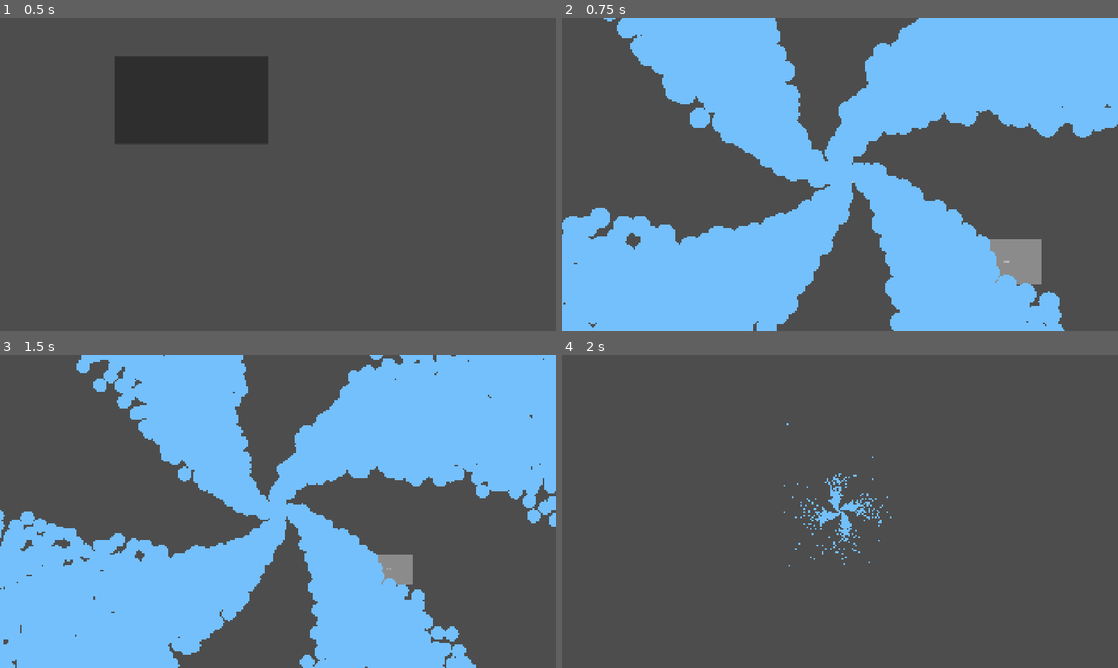
Above: before the commit, frames 1-4 (two rows, left to right).
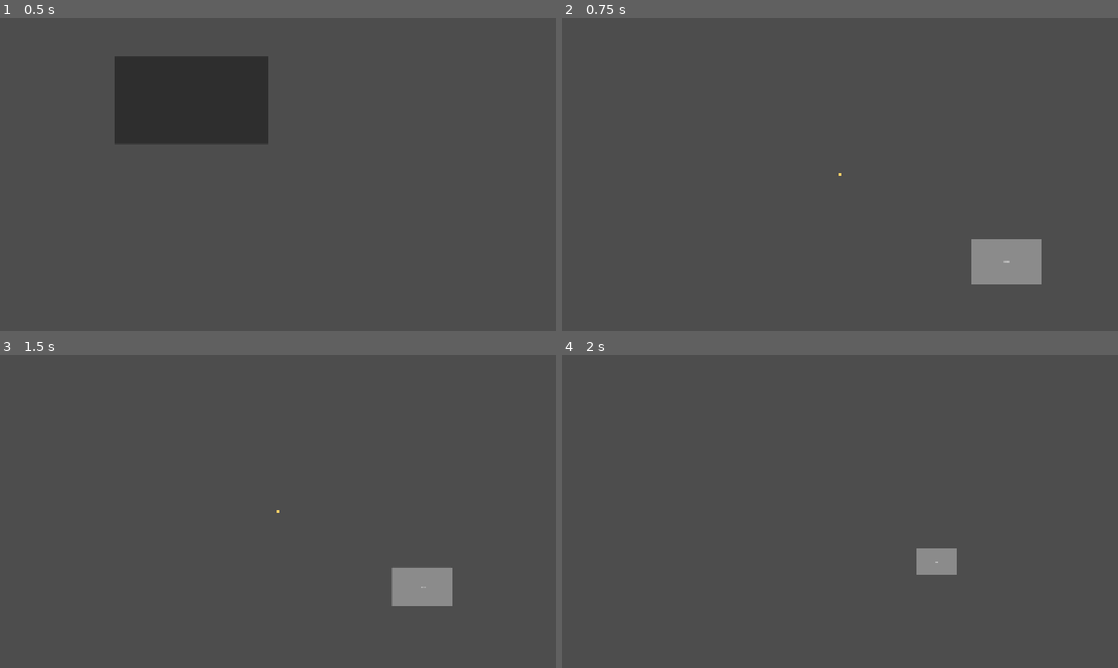
Above: after the commit, the same moments.

Repository: anzac9425/project-universe-hardcore-4x
Game: Godot game, scene res://scenes/Main.tscn
Same seed, same stepped clock (60 frames per second), same inputs: the game is played once before the commit and once after it.
Inputs (mouse positions are in pixels of both pictures, inside the frame that each line leads up to):
- Up to frame 1 (0.5 s): no input
- Up to frame 2 (0.75 s): click (751, 99) at 0.5 s
- Up to frame 3 (1.5 s): tap Enter at 1.25 s; move the mouse to (400, 495) at 1.27 s; hold Z from 1.28 s (still down); click (400, 495) at 1.42 s
- Up to frame 4 (2 s): keep holding Z; tap X at 1.55 s

Frame 1 is identical in both runs. In frame 2, 54% of the frame differs, in the area x 0-100%, y 0-100%; in frame 3, 55%; in frame 4, 1.3%.

Commit message:
202603270100

Diff:
--- a/skripts/core/constants.gd
+++ b/skripts/core/constants.gd
@@ -1,4 +1,10 @@
 class_name C
+
+enum MERSENNE {
+	CONST_1 = 131017,
+	CONST_2 = 524287,
+	CONST_3 = 82589933
+}
 
 #Scenes
 const MAX_LOADING_FRAMES: int = 1800
@@ -10,8 +16,22 @@
 const SCENE_SETTINGS_PATH = "res://scenes/Settings.tscn"
 
 
-const SOLAR_MASS_TO_EARTH_MASS: float = 332_946.0
-const EARTH_RADIUS_TO_AU: float = 4.26352e-5
 const GOLDEN_ANGLE: float = 2.399963229728653
 
+# kg
+const MILKYWAY_MASS: float = 1.15e12 * SOLAR_MASS
+const SOLAR_MASS: float = 1.98847e30
+const EARTH_MASS: float = 5.97219e24
+
+# m
+const AU: float = 149_597_870_700
+const LY: float = 9_460_730_472_580_800
+
+const M_GAL_MU: float = log(MILKYWAY_MASS) # MILKYWAY_MASS
+const M_GAL_SIGMA: float = 0.8
+
+static func get_Z(u1: float, u2: float) -> float: # 표준정규분포시드
+		u1 = max(u1, 1e-9)
+		return sqrt(-2.0 * log(u1)) * cos(2.0 * PI * u2)
+
 const RD_MTP: float = 0.2
--- a/skripts/core/game_session.gd
+++ b/skripts/core/game_session.gd
@@ -16,10 +16,7 @@
 
 	config = new_config
 	galaxy = MapGenerator.generate(
-		config.base_seed,
-		config.system_count,
-		config.min_system_distance,
-		config.Rd
+		config.base_seed
 	)
 
 	game_started = true
--- a/skripts/map/data/galaxy_data.gd
+++ b/skripts/map/data/galaxy_data.gd
@@ -2,7 +2,12 @@
 class_name GalaxyData
 
 enum GalaxyType {
+	spiral,
+	barred_spiral,
+	elliptical,
+	irregular
+}
 
-}
 var galaxy_seed: int
+var mass: float
 var systems: Array[SystemData] =[]
--- a/skripts/map/map_generator.gd
+++ b/skripts/map/map_generator.gd
@@ -1,9 +1,22 @@
 extends Node
 class_name MapGenerator
 
+static func generate(
+	base_seed: int
+) -> GalaxyData:
 
-static func hash_int(seed: int, purpose: int, index: int) -> int:
-	var x = seed
+	var galaxy = GalaxyData.new()
+	galaxy.galaxy_seed = hash_int(base_seed, HashPurpose.GALAXY)
+	var u1 = hash_float(galaxy.galaxy_seed * C.MERSENNE.CONST_1, HashPurpose.GALAXY)
+	var u2 = hash_float(galaxy.galaxy_seed * C.MERSENNE.CONST_2, HashPurpose.GALAXY)
+	galaxy.mass = exp(C.M_GAL_MU + C.M_GAL_SIGMA * C.get_Z(u1, u2))
+	Log.info("%s" % [galaxy.mass/C.MILKYWAY_MASS])
+
+	return galaxy
+
+
+static func hash_int(p_seed: int, purpose: int, index: int = 0) -> int:
+	var x = p_seed
 	x ^= purpose * 0x9e3779b9
 	x ^= index * 0x85ebca6b
 
@@ -14,111 +27,20 @@
 	x *= 0x846ca68b
 	x ^= x >> 16
 
-	return x & 0x7FFFFFFF
+	return x & 0xFFFFFFFF
 
 
-static func hash_float(seed: int, purpose: int, index: int) -> float:
-	return float(hash_int(seed, purpose, index)) / float(0x80000000)
+static func hash_float(p_seed: int, purpose: int, index: int = 0) -> float:
+	return float(hash_int(p_seed, purpose, index) & 0xFFFFFFFF) / 4294967296.0
 
 
-static func derive_seed(parent: int, purpose: int, index: int = 0) -> int:
-	return hash_int(parent, purpose, index)
-
-
-enum SeedPurpose {
+enum HashPurpose {
 	GALAXY,
 	SYSTEM,
 
-	RADIUS,
-	ARM,
-	ANGLE,
-	SPREAD,
-	NOISE
 }
 
 
-static func generate(
-	base_seed: int,
-	system_count: int,
-	min_distance: float,
-	Rd: float
-) -> GalaxyData:
-
-	var galaxy = GalaxyData.new()
-	galaxy.galaxy_seed = derive_seed(base_seed, SeedPurpose.GALAXY)
-
-	var raw_positions = _sample_density_field(galaxy.galaxy_seed, system_count * 3, Rd)  # 과샘플링
-	var filtered = _poisson_filter(raw_positions, min_distance)  # 최소 거리 필터
-	filtered = filtered.slice(0, system_count)
-
-	for i in range(filtered.size()):
-		var system = SystemData.new()
-		system.location = filtered[i]
-		system.system_seed = derive_seed(galaxy.galaxy_seed, SeedPurpose.SYSTEM, i)
-		system.generated = false
-		galaxy.systems.append(system)
-
-	return galaxy
-
-
-static func _sample_density_field(
-	galaxy_seed: int,
-	system_count: int,
-	Rd: float
-) -> Array[Vector2]:
-
-	var positions: Array[Vector2] = []
-
-	const ARM_COUNT = 4
-	const ARM_SPREAD = 0.35
-	const K = 0.35
-
-	for i in range(system_count):
-
-		# --- r 샘플링 ---
-		var u = hash_float(galaxy_seed, SeedPurpose.RADIUS, i)
-		var r = -Rd * log(1.0 - u)
-
-		# --- arm ---
-		var arm_idx = int(hash_float(galaxy_seed, SeedPurpose.ARM, i) * ARM_COUNT)
-		var arm_phase = (TAU / ARM_COUNT) * arm_idx
-
-		var r_safe = max(r, 1e-4)
-		var base_angle = K * log(r_safe)
-		var arm_angle = fmod(base_angle + arm_phase, TAU)
-
-		# --- spread (가우시안 근사) ---
-		var spread_scale = lerp(0.5, 2.0, r / (Rd * 4.0))
-
-		var spread = (
-			hash_float(galaxy_seed, SeedPurpose.SPREAD, i * 2) - 0.5 +
-			hash_float(galaxy_seed, SeedPurpose.SPREAD, i * 2 + 1) - 0.5
-		) * ARM_SPREAD * spread_scale
-
-		# --- noise ---
-		var noise = (hash_float(galaxy_seed, SeedPurpose.NOISE, i) * 2.0 - 1.0) * 0.2
-
-		var angle = arm_angle + spread + noise
-
-		positions.append(Vector2(cos(angle), sin(angle)) * r)
-
-	return positions
-
-
-static func _poisson_filter(
-	candidates: Array[Vector2],
-	min_dist: float
-) -> Array[Vector2]:
-
-	var accepted: Array[Vector2] = []
-
-	for candidate in candidates:
-		var valid = true
-		for existing in accepted:
-			if candidate.distance_to(existing) < min_dist:
-				valid = false
-				break
-		if valid:
-			accepted.append(candidate)
-
-	return accepted
+func get_z_score(u1: float, u2: float) -> float: # u1, u2: hash_float
+	u1 = max(u1, 1e-9)
+	return sqrt(-2.0 * log(u1)) * cos(2.0 * PI * u2)
--- a/skripts/scenes/Ingame/ingame.gd
+++ b/skripts/scenes/Ingame/ingame.gd
@@ -1,6 +1,6 @@
 extends Node2D
 
-const SYSTEM_DOT_RADIUS := 60.0
+const SYSTEM_DOT_RADIUS := 6.0
 const GALAXY_CENTER_COLOR := Color("ffd166")
 const SYSTEM_COLOR := Color("74c0fc")
 
--- a/skripts/scenes/MainMenu/main_menu.gd
+++ b/skripts/scenes/MainMenu/main_menu.gd
@@ -1,14 +1,17 @@
 extends Node2D
 
-@export var base_seed: int = 0
-@export var system_count: int = 10000
-@export var min_system_distance: float = 50.0
-@export var galaxy_radius: float = 10000.0
+@export var base_seed: int = 3
+@export var galaxy_type: int = 0
+
+@export var system_count: int = 1000
+@export var min_system_distance: float = 5.0
+@export var galaxy_radius: float = 1000.0
 
 func _on_start_button_pressed() -> void:
 	var config = GameConfig.new()
 
 	config.base_seed = base_seed
+
 	config.system_count = system_count
 	config.min_system_distance = min_system_distance
 	config.galaxy_radius = galaxy_radius
--- a/temp/camera_2d.gd
+++ b/temp/camera_2d.gd
@@ -2,6 +2,6 @@
 
 func _process(delta):
 	if Input.is_key_pressed(KEY_Z):
-		zoom -= Vector2.ONE * delta
+		zoom -= Vector2.ONE * delta * 0.4
 	if Input.is_key_pressed(KEY_X):
-		zoom += Vector2.ONE * delta
+		zoom += Vector2.ONE * delta * 0.4
Not shown, changed: .nomedia
Not shown, changed: docs/ProceduralSystemGeneratorLogic.md
